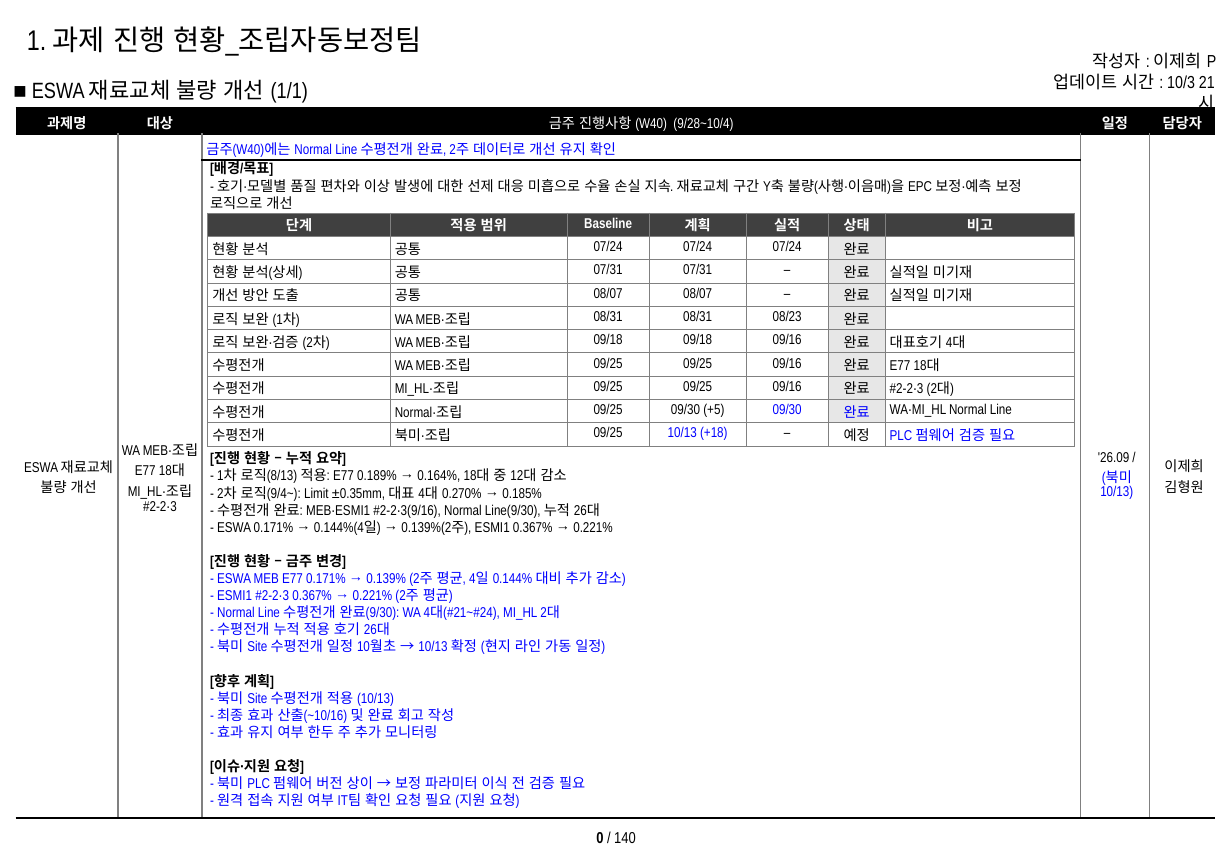
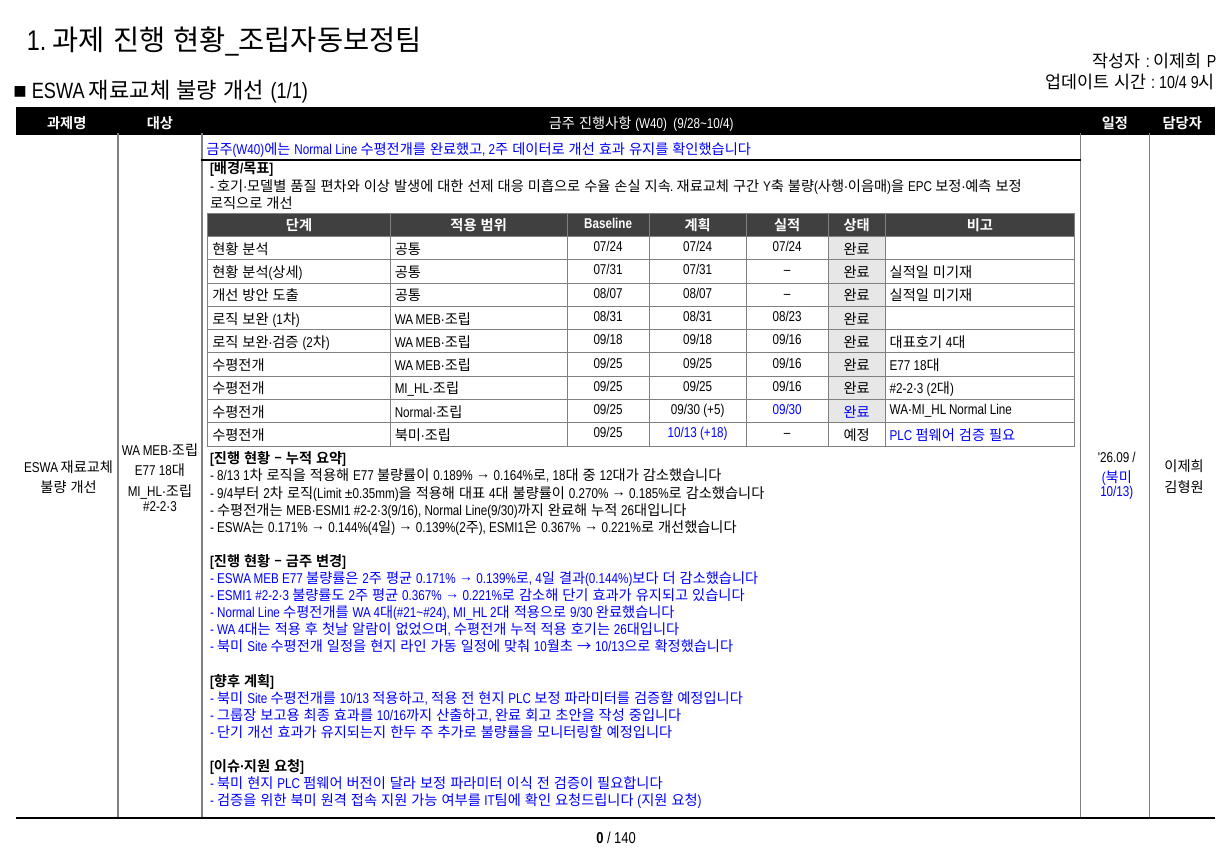
Before and after one commit to Lee-Jaehu/Box, a slide deck: slide 1 of weekly-report/demo/w40/out/output/P-ASM-001_2026-W40.pptx. Drawn at 1232x853 pixels with LibreOffice and Linux fonts; fonts in the diff are those of the drawing. Boxes give left, top, right and bottom in pixels: in the first picture for what was removed or moved away, otherwise in the second. Text is boxed around its words. In the diff, an @@ line names an element or a change of style, - is before the commit and + after.

```diff
--- a/weekly-report/demo/w40/out/output/P-ASM-001_2026-W40.pptx
+++ b/weekly-report/demo/w40/out/output/P-ASM-001_2026-W40.pptx
@@ text at [1045,73,1215,90]: text changed @@
-업데이트 시간 : 10/3 21시
+업데이트 시간 : 10/4 9시
@@ table at [16,108,1215,818] @@
-row 2, column 3: 금주(W40)에는 Normal Line 수평전개 완료, 2주 데이터로 개선 유지 확인
+row 2, column 3: 금주(W40)에는 Normal Line 수평전개를 완료했고, 2주 데이터로 개선 효과 유지를 확인했습니다
@@ text at [217,468,765,535]: text changed @@
-- 1차 로직(8/13) 적용: E77 0.189% → 0.164%, 18대 중 12대 감소
-- 2차 로직(9/4~): Limit ±0.35mm, 대표 4대 0.270% → 0.185%
-- 수평전개 완료: MEB·ESMI1 #2-2·3(9/16), Normal Line(9/30), 누적 26대
-- ESWA 0.171% → 0.144%(4일) → 0.139%(2주), ESMI1 0.367% → 0.221%
+- 8/13 1차 로직을 적용해 E77 불량률이 0.189% → 0.164%로, 18대 중 12대가 감소했습니다
+- 9/4부터 2차 로직(Limit ±0.35mm)을 적용해 대표 4대 불량률이 0.270% → 0.185%로 감소했습니다
+- 수평전개는 MEB·ESMI1 #2-2·3(9/16), Normal Line(9/30)까지 완료해 누적 26대입니다
+- ESWA는 0.171% → 0.144%(4일) → 0.139%(2주), ESMI1은 0.367% → 0.221%로 개선했습니다
@@ text at [217,571,759,652]: text changed @@
-- ESWA MEB E77 0.171% → 0.139% (2주 평균, 4일 0.144% 대비 추가 감소)
-- ESMI1 #2-2·3 0.367% → 0.221% (2주 평균)
-- Normal Line 수평전개 완료(9/30): WA 4대(#21~#24), MI_HL 2대
-- 수평전개 누적 적용 호기 26대
-- 북미 Site 수평전개 일정 10월초 → 10/13 확정 (현지 라인 가동 일정)
+- ESWA MEB E77 불량률은 2주 평균 0.171% → 0.139%로, 4일 결과(0.144%)보다 더 감소했습니다
+- ESMI1 #2-2·3 불량률도 2주 평균 0.367% → 0.221%로 감소해 단기 효과가 유지되고 있습니다
+- Normal Line 수평전개를 WA 4대(#21~#24), MI_HL 2대 적용으로 9/30 완료했습니다
+- WA 4대는 적용 후 첫날 알람이 없었으며, 수평전개 누적 적용 호기는 26대입니다
+- 북미 Site 수평전개 일정을 현지 라인 가동 일정에 맞춰 10월초 → 10/13으로 확정했습니다
@@ text at [217,691,743,738]: text changed @@
-- 북미 Site 수평전개 적용 (10/13)
-- 최종 효과 산출(~10/16) 및 완료 회고 작성
-- 효과 유지 여부 한두 주 추가 모니터링
+- 북미 Site 수평전개를 10/13 적용하고, 적용 전 현지 PLC 보정 파라미터를 검증할 예정입니다
+- 그룹장 보고용 최종 효과를 10/16까지 산출하고, 완료 회고 초안을 작성 중입니다
+- 단기 개선 효과가 유지되는지 한두 주 추가로 불량률을 모니터링할 예정입니다
@@ text at [217,776,702,808]: text changed @@
-- 북미 PLC 펌웨어 버전 상이 → 보정 파라미터 이식 전 검증 필요
-- 원격 접속 지원 여부 IT팀 확인 요청 필요 (지원 요청)
+- 북미 현지 PLC 펌웨어 버전이 달라 보정 파라미터 이식 전 검증이 필요합니다
+- 검증을 위한 북미 원격 접속 지원 가능 여부를 IT팀에 확인 요청드립니다 (지원 요청)
```
Also in this commit, not shown: 25 other files.
